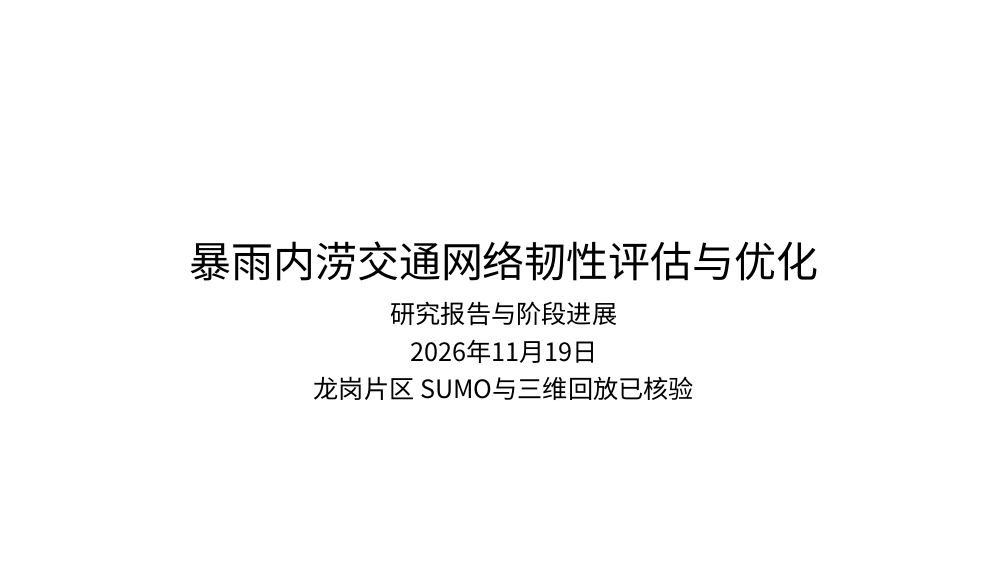
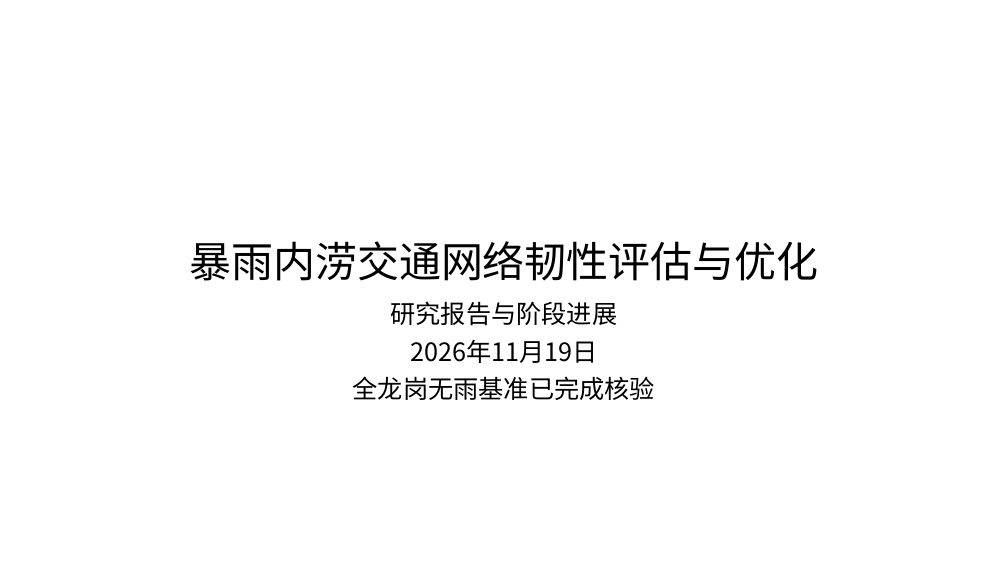
Before and after one commit to zhzhzh666/jiaotong, a slide deck: slide 1 of docs/deliverables/开题与阶段进展汇报.pptx. Drawn at 1008x567 pixels with LibreOffice and Linux fonts; fonts in the diff are those of the drawing. Boxes give left, top, right and bottom in pixels: in the first picture for what was removed or moved away, otherwise in the second. Text is boxed around its words. In the diff, an @@ line names an element or a change of style, - is before the commit and + after.

```diff
--- a/docs/deliverables/开题与阶段进展汇报.pptx
+++ b/docs/deliverables/开题与阶段进展汇报.pptx
@@ subtitle at bbox=[353, 376, 655, 400]: text changed @@
-龙岗片区 SUMO与三维回放已核验
+全龙岗无雨基准已完成核验
```
Also in this commit, not shown: 7 other slides changed, 5 slides added, 24 other files.
